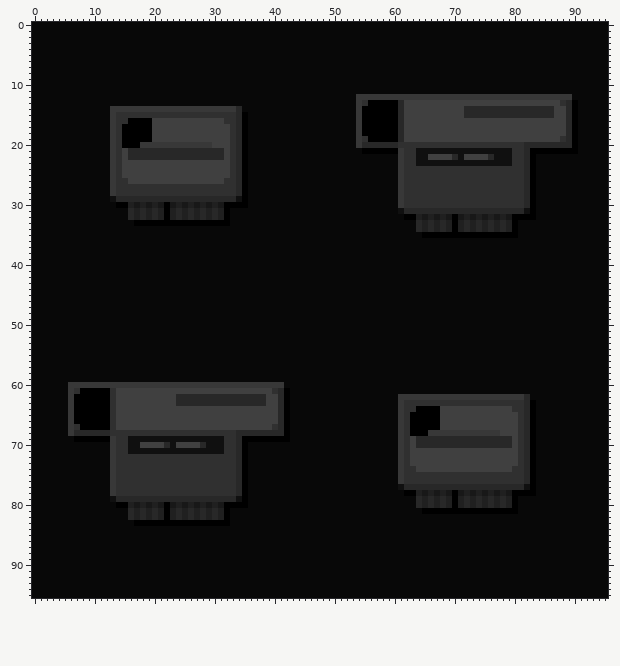
Sprite sheet: assets/textures/background.png. The first picture shows the starting point.
The file is 96x96 pixels.
The same view after the edit:
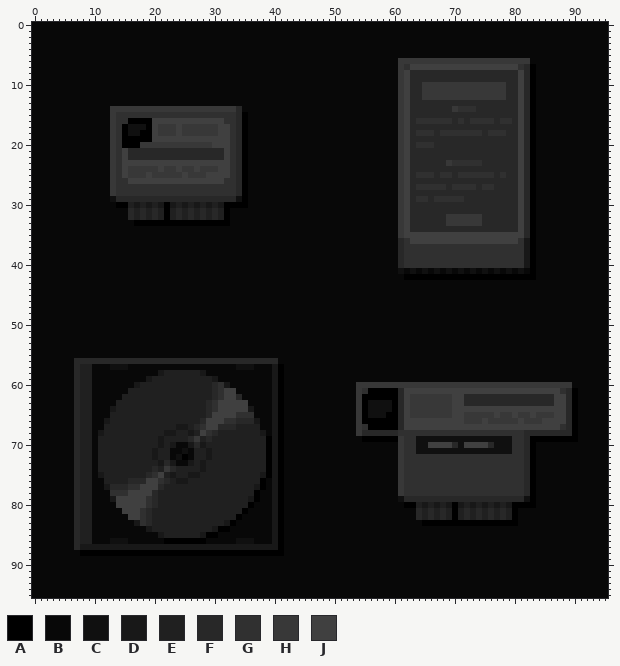
Palette (. is transparent): A #000000  B #080808  C #101010  D #181818  E #202020  F #282828  G #303030  H #383838  J #404040
The edit:
Changed rows in their new state; - is an unchanged pixel.
first column x 16:
 6 ---------------------------------------------HHHHHHHHHHHHHHHHHHHHHH--------
 7 ---------------------------------------------HGJJJJJJJJJJJJJJJJJJGFA-------
 8 ---------------------------------------------HJFFFFFFFFFFFFFFFFFFJFA-------
 9 ---------------------------------------------HJFFFFFFFFFFFFFFFFFFJFA-------
10 ---------------------------------------------HJFFHHHHHHHHHHHHHHFFJFA-------
11 ---------------------------------------------HJFFHHHHHHHHHHHHHHFFJFA-------
12 --------------------------------------BBBBBBB-JFF--------------FFJFABBBBBB-
13 --------------------------------------BBBBBBBH-FFFFFFFFFFFFFFFFFF-FABBBBBBB
14 --------------------------------------BBBBBBBH-FFFFFFFHGGG-------J-ABBBBBBB
15 --------------------------------------BBBBBBBH-FFFFFFFFF---------J-ABBBBBBB
16 --------------------------------------BBBBBBBH-FGGGGGGFGFGGGGFGGF-FABBBBBBB
17 CCC--HHH-HHHHHH-----------------------BBBBBBBH-FFFFFFFFFFFFFFFFFF-FABBBBBBB
18 CC---HHH-HHHHHH-----------------------BBBBBBBH-FGGGFGGGGGGGFGGGFF-FABBBBBBB
19 --------------------------------------BBBBBBBH-FFFFFFFFFFFFFFFFFF-FABBBBBBB
20 --------------------------------------BBBBBBBHJF---FFFFFFFFFFFFFFJ-ABBBBBBB
21 ---------------------------------------BBBBBB-JFFFFFFFFFFFFFFFFFFJ--BBBBBBB
22 ----------------------------------------------JFFFFFFF-FFFFF-FFFFJ---------
23 ----------------------------------------------JFFFFFFHGGGGGFFFFFFJ---------
24 HHHHH-HH-HH-HHH-------------------------------JFFFFFFFFFFFFFFFFFFJ---------
25 HHH-HHHHH-HHH---------------------------------JF---F--F------F-FFJ---------
26 ----------------------------------------------JFFFFFFFFFFFFFFFFFFJ---------
27 ----------------------------------------------JF-----F----F--FFFFJ---------
28 ----------------------------------------------JFFFFFFFFFFFFFFFFFFJ---------
29 ----------------------------------------------JF--F-----FFFFFFFFFJ---------
30 ----------------------------------------------JFFFFFFFFFFFFFFFFFFJ---------
31 ---------------------------------------------HJ------------------JF--------
32 ---------------------------------------------HJFFFFFFHHHHHHFFFFFFJF--------
33 ---------------------------------------------HJF-F-F-HHHHHHF-F-FFJFA-------
34 ---------------------------------------------HJF-F-F-FFF-F-F-F-FFJFA-------
35 ---------------------------------------------HJJJJJJJJJJJJJJJJJJJJFA-------
36 ---------------------------------------------FGJJJJJJJJJJJJJJJJJJGDA-------
37 ---------------------------------------------FGGGGGGGGGGGGGGGGGGGGDA-------
38 ---------------------------------------------FGGGGGGGGGGGGGGGGGGGGDA-------
39 ---------------------------------------------FGGGGGGGGGGGGGGGGGGGGDA-------
40 ---------------------------------------------FGGGGGGGGGGGGGGGGGGGGDA-------
41 ---------------------------------------------C-C-C-C-C-C-C-C-C-C-C-A-------
42 ----------------------------------------------AAAAAAAAAAAAAAAAAAAAAA-------
first column x 6:
56 -FFFFFFFFFFFFFFFFFFFFFFFFFFFFFFFFFF--------------------------------------------------
57 -FEE---CCC------------------CCC---DA-------------------------------------------------
58 -FEE-----------DEEEEEED-----------DA-------------------------------------------------
59 -FEE---------DEEEEEEEEEED---------DA-------------------------------------------------
60 BFEEBBBBBBBDEEEEEEEEEEEEFGDBBBBBBBDA------------HHHHHHHHHHHHHHHHHHHHHHHHHHHHHHHHHHHH-
61 BFEEBBBBBBEEEEEEEEEEEEEEFG--BBBBBBDAB-----------HGAAAAAFJJJJJJJJJJJJJJJJJJJJJJJJJJGFA
62 BFEEBBBBBEEEEEEEEEEEEEEE-GJJ-BBBBBDAB-----------HAAAAAAFJ-------JJFFFFFFFFFF-FFFFJJFA
63 BFEEBBBBEEEEEEEEEEEEEEE-GJJJJJBBBBDAB-----------HACCCCAFJHHHHHHHJJFFFFFFFFFF-FFFFJJFA
64 BFEEBBBDEEEEEEEEEEEEEEEFG-----DBBBDAB-----------HACCCCAFJHHHHHHH----------JJJJJJJJJFA
65 BFEEBBBEEEEEEEEEEEEEEEEF----GGGBBBDAB-----------HACCCAAFJHHHHHHH--HHHHH-HH-HHJHHHJJFA
66 BFEEBBDEEEEEEEEEEEEEEEF---GGFFFDBBDAB-----------HAAAAAAFJJJJJJ----HHH-HHHHHJHHHJJJJFA
67 BFEEBBEEEEEEEEEEEEDDEFG--FFFEEEEBBDAB-----------HGAAAAAFJJJJJJ-------------JJJJJJJGFA
68 B-EEBDEEEEEEEEEEDDEEDEJ-FEEEEEEEDBDAB-----------HFFFFFFG-GGGGGGGGGGGGGGGGGG--FFFFFFFA
69 -FEEBEEEEEEEEEEDEEEEFHEFEEEEEEEEE-D-B------------AAAAAA--GCCCCCCCCCCCCCCCCG---AAAAAAA
70 -FEE-EEEEEEEEEEDEDBBDFDEEEEEEEEEEADA---------------------GCCJJJJ-CJJJJ-CCCG----------
71 -FEE-EEEEEEEEEDEEBB-BEEDEEEEEEEEEADA---------------------GCCCCCCCCCCCCCCCCG----------
72 -FEE-EEEEEEEEEDEEBCABEEDEEEEEEEEEADA---------------------GGGGGGGGGGGGGGGGGG----------
73 -FEE-EEEEEEEEEEDFDBBDEDEEEEEEEEEEADA---------------------GGGGGGGGGGGGGGGGGG----------
74 -FEE-EEEEEEEEEFEHFEEEEDEEEEEEEEEEADA----------------------GGGGGGGGGGGGGGGG-----------
75 -FEE-DEEEEEEEF-JEDEEDDEEEEEEEEEEDADA-------------------------------------------------
76 -FEE--EEEEFFFJJ-FEDDEEEEEEEEEEEEA-DA-------------------------------------------------
77 -FEE--DFFF--JJJFEEEEEEEEEEEEEEEDA-DA-------------------HGGGGGGGGGGGGGGGGGGGGF--------
78 -FEE---G--JJJJFEEEEEEEEEEEEEEEEA--DA-------------------HGGGGGGGGGGGGGGGGGGGGF--------
79 -FEE---DJJJJJG-EEEEEEEEEEEEEEEDA--DA-------------------CFF-F-F-FFF-F-F-F-FFFCA-------
80 -FEE----JJJJJGFEEE-E-E-E-EEEEEA---DA--------------------AAEDEDED-DEDEDEDED-AAA-------
81 -FEE-----JJJGFE-E-E-E-E-E-EEEA----DA----------------------FEFEFE-EFEFEFEFE-----------
82 -FEE------JJGFE-E-E-E-E-E-EEA-----DA----------------------FEFEFEAEFEFEFEFEA----------
83 -FEE-------DGFEEEEEEEEEEEEDA------DA-----------------------AAAAAAAAAAAAAAAA----------
84 -FEE---------DEEEEEEEEEEDAA-------DA-------------------------------------------------
85 -FEE-----------DEEEEEEDAA---------DA-------------------------------------------------
86 -FEE---CCC------AAAAAAA-----CCC---DA-------------------------------------------------
87 -FDDDDDDDDDDDDDDDDDDDDDDDDDDDDDDDDDA-------------------------------------------------
88 --AAAAAAAAAAAAAAAAAAAAAAAAAAAAAAAAAA-------------------------------------------------
